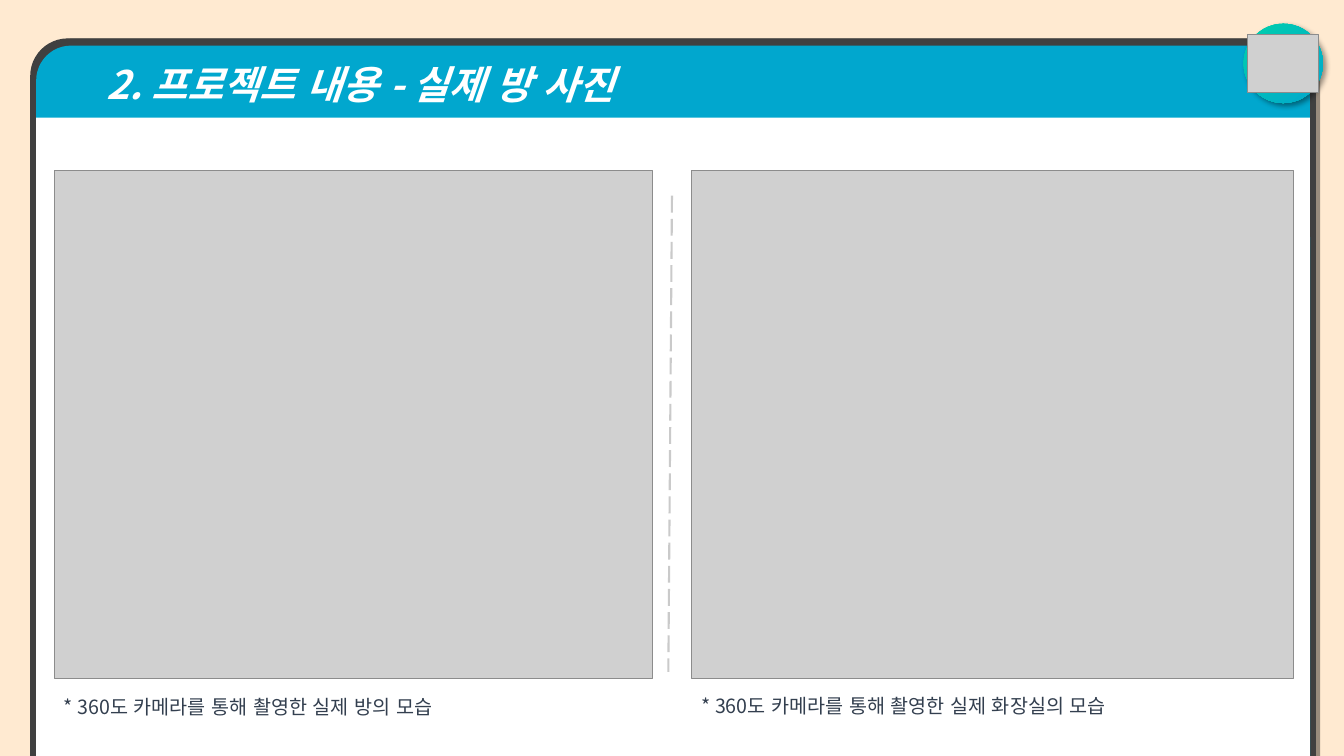
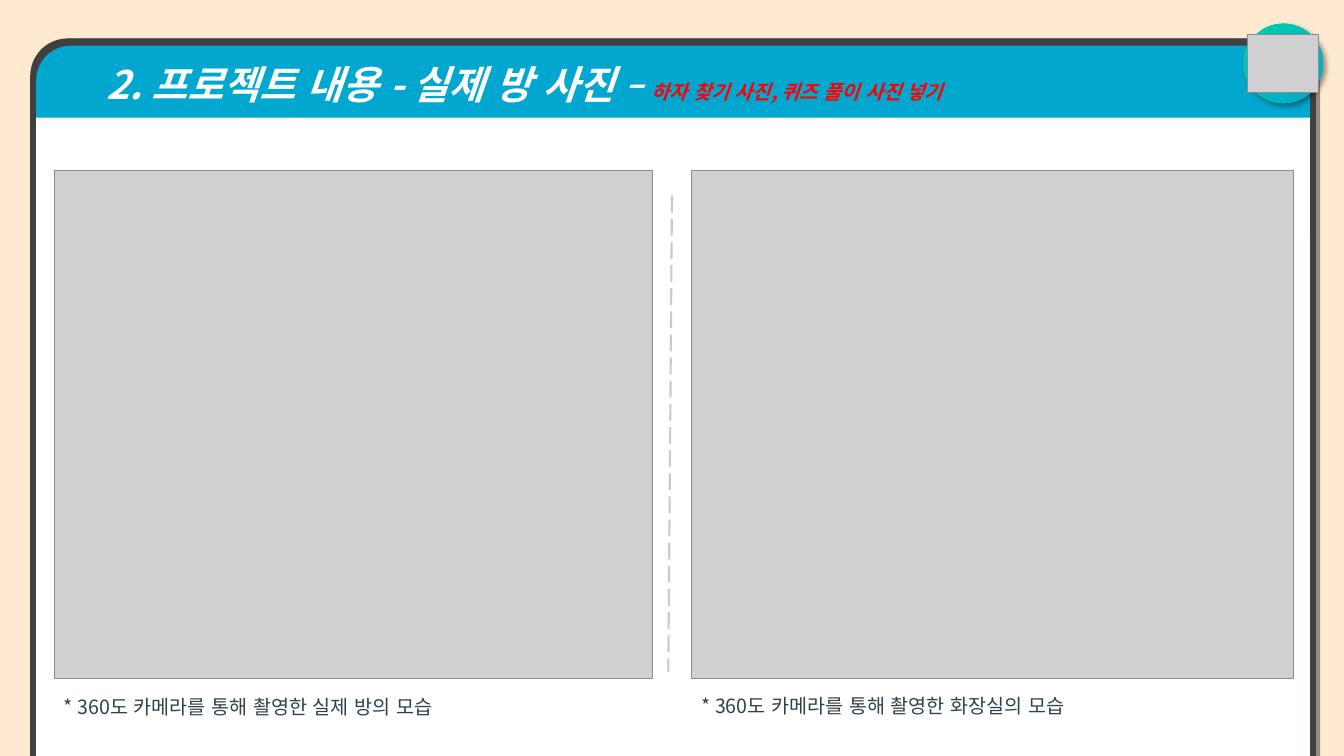
Before and after one commit to jangho1016/2022_1_CapstoneDesign, a slide deck: slide 7 of Final Assignments/파라노이드 팀 발표용 PPT.pptx (slide 8 before the commit). Drawn at 1344x756 pixels with LibreOffice and Linux fonts; fonts in the diff are those of the drawing; grey boxes stand for pictures. Boxes give left, top, right and bottom in pixels: in the first picture for what was removed or moved away, otherwise in the second. Text is boxed around its words. In the diff, an @@ line names an element or a change of style, - is before the commit and + after.

```diff
--- a/Final Assignments/파라노이드 팀 발표용 PPT.pptx
+++ b/Final Assignments/파라노이드 팀 발표용 PPT.pptx
@@ text in round same rect at (107, 66, 943, 103): text changed; size 28 to 14 pt @@
-  2. 프로젝트 내용 - 실제 방 사진
+  2. 프로젝트 내용 - 실제 방 사진 – 하자 찾기 사진, 퀴즈 풀이 사진 넣기
@@ text at (715, 696, 1064, 715): text changed @@
-* 360도 카메라를 통해 촬영한 실제 화장실의 모습
+* 360도 카메라를 통해 촬영한 화장실의 모습
```
Also in this commit, not shown: 4 other slides changed, 2 slides removed.
